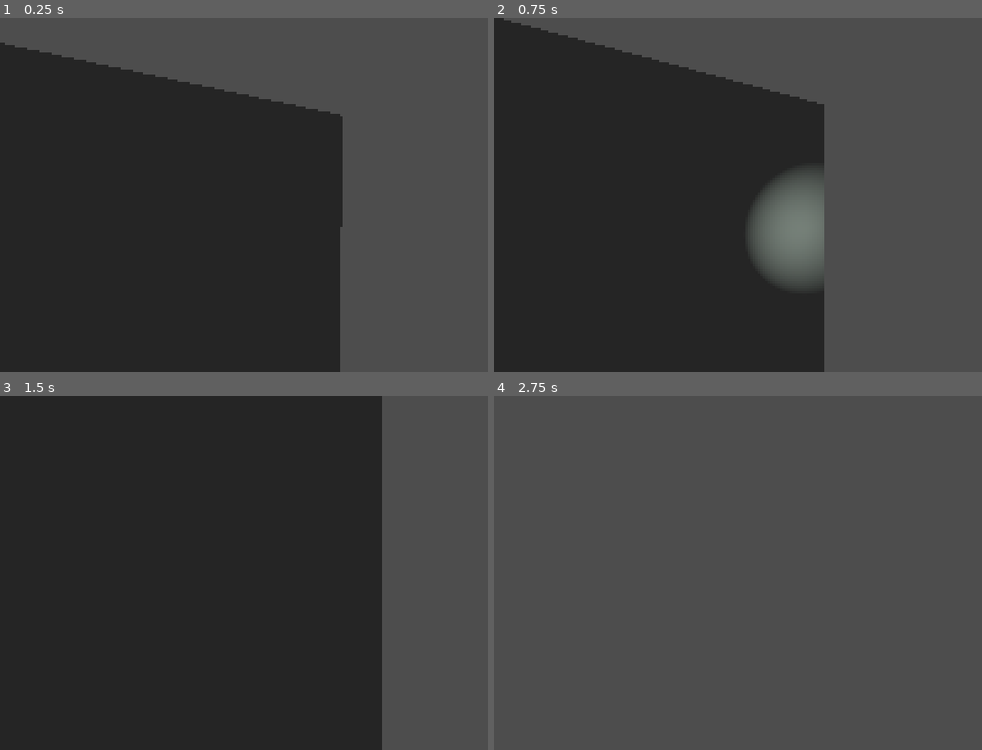
Above: before the commit, frames 1-4 (two rows, left to right).
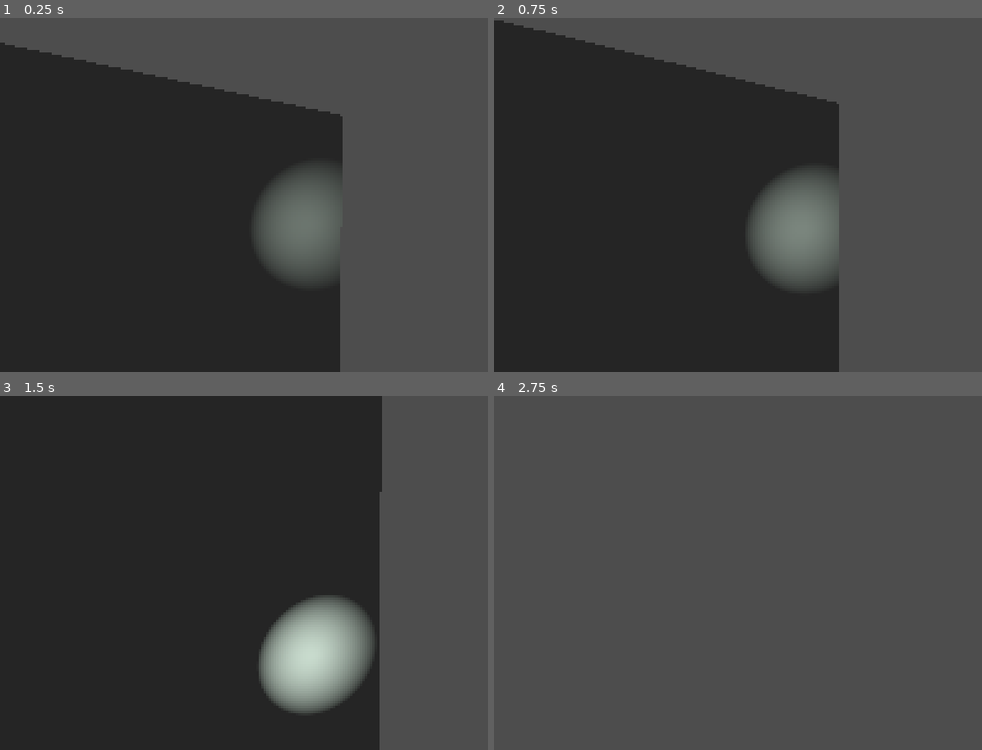
Above: after the commit, the same moments.

Repository: TheyCallMeFatbird/Station-22-Unfound
Game: Godot game, scene res://main.tscn
Same seed, same stepped clock (60 frames per second), same inputs: the game is played once before the commit and once after it. Sound files missing from this copy of the repository are replaced by a short silence.
Inputs (mouse positions are in pixels of both pictures, inside the frame that each line leads up to):
- Up to frame 1 (0.25 s): no input
- Up to frame 2 (0.75 s): tap Enter at 0.5 s; move the mouse to (845, 195) at 0.52 s; hold W (move_forward) from 0.53 s (still down); hold F (flashlight_toggle) from 0.53 s (still down); click (845, 195) at 0.67 s
- Up to frame 3 (1.5 s): keep holding W (move_forward); move the mouse to (283, 573) at 1.27 s; release F (flashlight_toggle) at 1.28 s; tap F (flashlight_toggle) at 1.35 s; click (283, 573) at 1.42 s
- Up to frame 4 (2.75 s): keep holding W (move_forward); move the mouse to (825, 565) at 2.02 s; hold F (flashlight_toggle) from 2.03 s (still down); click (825, 565) at 2.17 s

The runs differ from the first frame. In frame 1, 4.8% of the frame differs, in the area x 52-71%, y 42-75%; in frame 2, 2.1%; in frame 3, 6.4%, in the area x 53-79%, y 27-100%; in frame 4, nothing differs.

Commit message:
cool new sfx, but input spontaneously imploded

Diff:
--- a/ambient_sound.gd
+++ b/ambient_sound.gd
@@ -2,6 +2,12 @@
 
 @onready var ambient = $AmbientSound
 @onready var creepy = $CreepySound
+@onready var player = $Player  # make sure this path is correct
+
+var creepy_sounds = [
+	preload("res://sounds/metal-clang.mp3"),
+	preload("res://sounds/metal-clang-2.mp3")
+]
 
 func _ready():
 	vary_ambient()
@@ -16,4 +22,27 @@
 func creepy_loop():
 	while true:
 		await get_tree().create_timer(randf_range(8, 20)).timeout
-		creepy.play()
+		play_random_creepy()
+
+func play_random_creepy():
+	if creepy_sounds.is_empty():
+		return
+
+	# pick random sound
+	var sound = creepy_sounds.pick_random()
+	creepy.stream = sound
+
+	# variation (VERY important)
+	creepy.pitch_scale = randf_range(0.9, 1.1)
+	creepy.volume_db = randf_range(-10, -5)
+
+	# 🎯 directional positioning (around player)
+	var offset = Vector3(
+		randf_range(-6, 6),
+		randf_range(0, 2),
+		randf_range(-6, 6)
+	)
+
+	creepy.global_position = player.global_position + offset
+
+	creepy.play()
--- /dev/null
+++ b/footsteps.gd
@@ -0,0 +1,89 @@
+extends CharacterBody3D  # or Node3D if you’re using custom movement
+
+# ----------------------
+# NODES
+# ----------------------
+@onready var footsteps = $Footsteps  # AudioStreamPlayer3D node
+@onready var camera = $Camera3D      # for reference if needed
+
+# ----------------------
+# FOOTSTEP SETTINGS
+# ----------------------
+# Single audio file containing two steps
+@export var footstep_file: AudioStream = preload("res://sounds/metal-footsteps.mp3")
+
+# Timing between steps in seconds (you can tweak based on movement speed)
+@export var footstep_interval = 0.45
+
+# Pitch/volume variation
+@export var pitch_range = Vector2(0.9, 1.1)   # min/max
+@export var volume_range_db = Vector2(-8, -4) # min/max
+
+# ----------------------
+# MOVEMENT VARIABLES
+# ----------------------
+@export var speed = 5.0
+#var velocity = Vector3.ZERO
+var direction = Vector3.ZERO
+
+# ----------------------
+# INTERNAL
+# ----------------------
+var footstep_timer = 0.0
+
+func _ready():
+	footsteps.stream = footstep_file
+	Input.set_mouse_mode(Input.MOUSE_MODE_CAPTURED)
+
+func _physics_process(delta):
+	handle_input()
+	handle_movement(delta)
+	handle_footsteps(delta)
+
+# ----------------------
+# INPUT
+# ----------------------
+func handle_input():
+	direction = Vector3.ZERO
+	if Input.is_action_pressed("move_forward"):
+		direction.z -= 1
+	if Input.is_action_pressed("move_backward"):
+		direction.z += 1
+	if Input.is_action_pressed("move_left"):
+		direction.x -= 1
+	if Input.is_action_pressed("move_right"):
+		direction.x += 1
+	direction = direction.normalized()
+
+# ----------------------
+# MOVEMENT
+# ----------------------
+func handle_movement(_delta):
+	velocity.x = direction.x * speed
+	velocity.z = direction.z * speed
+	move_and_slide()
+
+# ----------------------
+# FOOTSTEPS
+# ----------------------
+func handle_footsteps(delta):
+	# Only tick timer if moving on floor
+	if direction.length() > 0 and is_on_floor():
+		footstep_timer -= delta
+		if footstep_timer <= 0:
+			play_footstep()
+			footstep_timer = footstep_interval
+	else:
+		footstep_timer = 0.0  # reset timer when stopped
+
+func play_footstep():
+	# Slight variation
+	footsteps.pitch_scale = randf_range(pitch_range.x, pitch_range.y)
+	footsteps.volume_db = randf_range(volume_range_db.x, volume_range_db.y)
+
+	# Optional: slight random offset into the clip (for multiple steps inside one file)
+	var length = footsteps.stream.get_length()
+	if length > 0:
+		footsteps.seek(randf_range(0, length * 0.5)) # jump into first half
+
+	footsteps.play()
--- a/main.tscn
+++ b/main.tscn
@@ -1,9 +1,8 @@
 [gd_scene format=3 uid="uid://bm83i0ylw2tmg"]
 
 [ext_resource type="Script" uid="uid://bwxju1017efsc" path="res://ambient_sound.gd" id="1_h2yge"]
-[ext_resource type="Script" uid="uid://djpwpr07abxm2" path="res://player.gd" id="1_ig7tw"]
 [ext_resource type="AudioStream" uid="uid://de0n1ukbfwx1m" path="res://sounds/low-wind-blowing.mp3" id="2_0xm2m"]
-[ext_resource type="AudioStream" uid="uid://bbjrltu86ghek" path="res://sounds/metal-clang.mp3" id="4_1bvp3"]
+[ext_resource type="Script" uid="uid://bmds02p66utxq" path="res://footsteps.gd" id="2_7mycd"]
 [ext_resource type="AudioStream" uid="uid://d2081sadqdn7r" path="res://sounds/flashlight-toggle.mp3" id="5_lquwl"]
 [ext_resource type="Script" uid="uid://bqd28w0obk2l3" path="res://flicker_light.gd" id="6_7mycd"]
 [ext_resource type="AudioStream" uid="uid://cteqr3j5qdd0b" path="res://sounds/light-humming.mp3" id="7_272bh"]
@@ -42,7 +41,7 @@
 
 [node name="Player" type="CharacterBody3D" parent="." unique_id=1950269996]
 transform = Transform3D(1, 0, 0, 0, 1, 0, 0, 0, 1, -2, 0, 0)
-script = ExtResource("1_ig7tw")
+script = ExtResource("2_7mycd")
 
 [node name="CollisionShape3D" type="CollisionShape3D" parent="Player" unique_id=362545380]
 transform = Transform3D(1, 0, 0, 0, 1, 0, 0, 0, 1, 0, 0.38012695, 0)
@@ -65,6 +64,9 @@
 transform = Transform3D(1, 0, 0, 0, 1, 0, 0, 0, 1, 2, 0, 0)
 stream = ExtResource("5_lquwl")
 
+[node name="Footsteps" type="AudioStreamPlayer3D" parent="Player" unique_id=248984132]
+transform = Transform3D(1, 0, 0, 0, 1, 0, 0, 0, 1, 2, 0, 0)
+
 [node name="WorldEnvironment" type="WorldEnvironment" parent="." unique_id=985125726]
 environment = SubResource("Environment_ig7tw")
 
@@ -83,7 +85,6 @@
 parameters/looping = true
 
 [node name="CreepySound" type="AudioStreamPlayer3D" parent="." unique_id=673033787]
-stream = ExtResource("4_1bvp3")
 
 [node name="FlickerLight" type="OmniLight3D" parent="." unique_id=66663126]
 transform = Transform3D(1, 0, 0, 0, 1, 0, 0, 0, 1, -6.035668, 3.2245166, -6.1639695)
--- a/player.gd
+++ b/player.gd
@@ -16,6 +16,11 @@
 	flashlight.visible = false
 	flicker_loop()
 
+func _process(_delta):
+	if Input.get_mouse_mode() != Input.MOUSE_MODE_CAPTURED:
+		if Input.is_mouse_button_pressed(MOUSE_BUTTON_LEFT):
+			Input.set_mouse_mode(Input.MOUSE_MODE_CAPTURED)
+
 func _input(event):
 	if event is InputEventMouseMotion:
 		# Horizontal rotation
@@ -26,12 +31,9 @@
 		rotation_x = clamp(rotation_x, deg_to_rad(-80), deg_to_rad(80))
 		camera.rotation.x = rotation_x
 
-		if event is InputEventMouseMotion:
-			rotate_y(-event.relative.x * mouse_sensitivity)
-
-		rotation_x -= event.relative.y * mouse_sensitivity
-		rotation_x = clamp(rotation_x, deg_to_rad(-80), deg_to_rad(80))
-		camera.rotation.x = rotation_x
+	if event.is_action_pressed("flashlight_toggle"):
+		flashlight.visible = !flashlight.visible
+		flashlight_sound.play()
 
 	if Input.is_action_just_pressed("flashlight_toggle"):
 		flashlight.visible = !flashlight.visible
Not shown, added: footsteps.gd.uid
Not shown, added: sounds/metal-footsteps.mp3.import
Not shown, added: sounds/metal-footsteps.mp3
